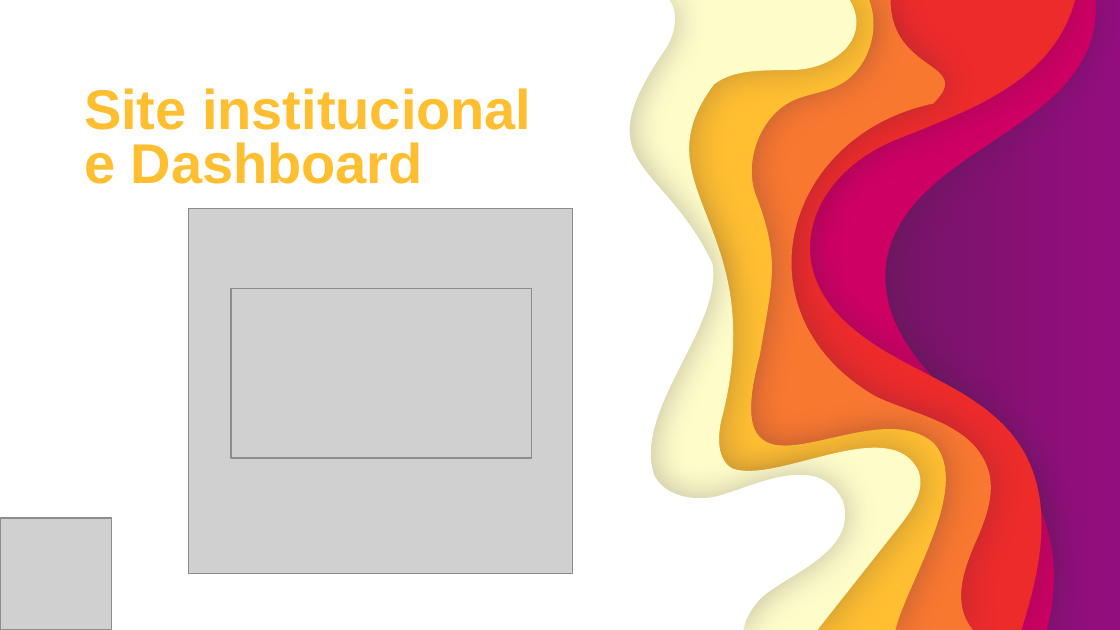
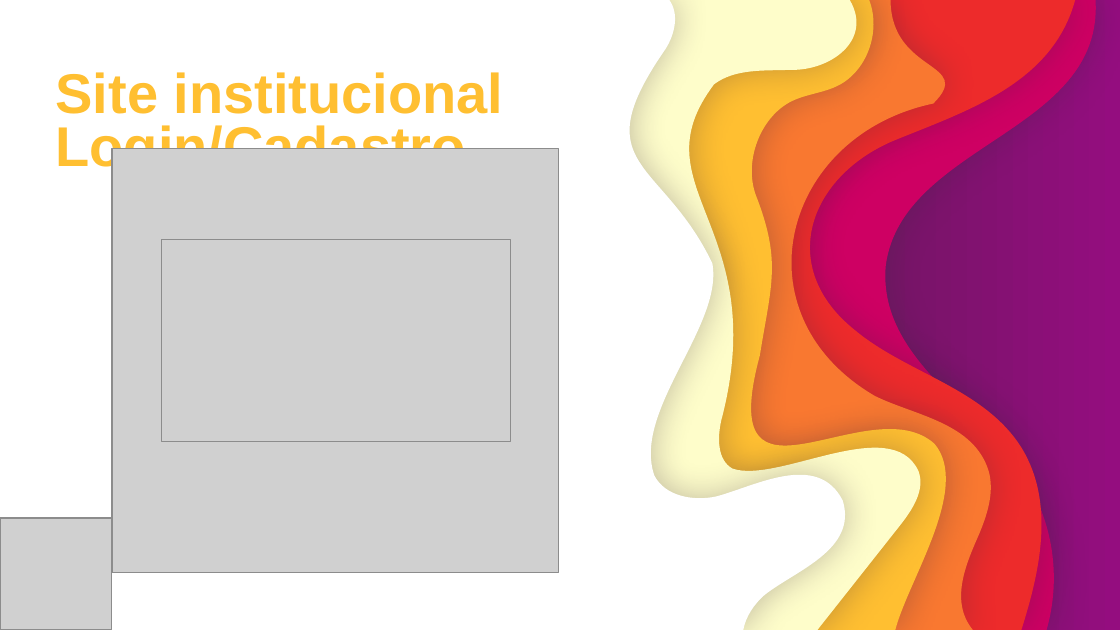
Before and after one commit to GustavoQuaresma/TECCHICKEN-DOCUMENTACAO, a slide deck: slide 7 of SPRINT2/slide pi - Copia.pptx (slide 9 before the commit). Drawn at 1120x630 pixels with LibreOffice and Linux fonts; fonts in the diff are those of the drawing; grey boxes stand for pictures. Boxes give left, top, right and bottom in pixels: in the first picture for what was removed or moved away, otherwise in the second. Text is boxed around its words. In the diff, an @@ line names an element or a change of style, - is before the commit and + after.

Commit message:
ppt

```diff
--- a/SPRINT2/slide pi - Copia.pptx
+++ b/SPRINT2/slide pi - Copia.pptx
@@ title at [56,72,503,176]: text changed @@
-Site institucional
-e Dashboard
+Site institucional
+Login/Cadastro
@@ picture: place and size @@
-picture at [188,209,572,575]
+picture at [112,149,559,573]
@@ picture: place and size @@
-picture at [231,289,531,458]
+picture at [161,240,510,442]
```
Also in this commit, not shown: 2 other slides changed, 3 slides added, 2 slides removed.
